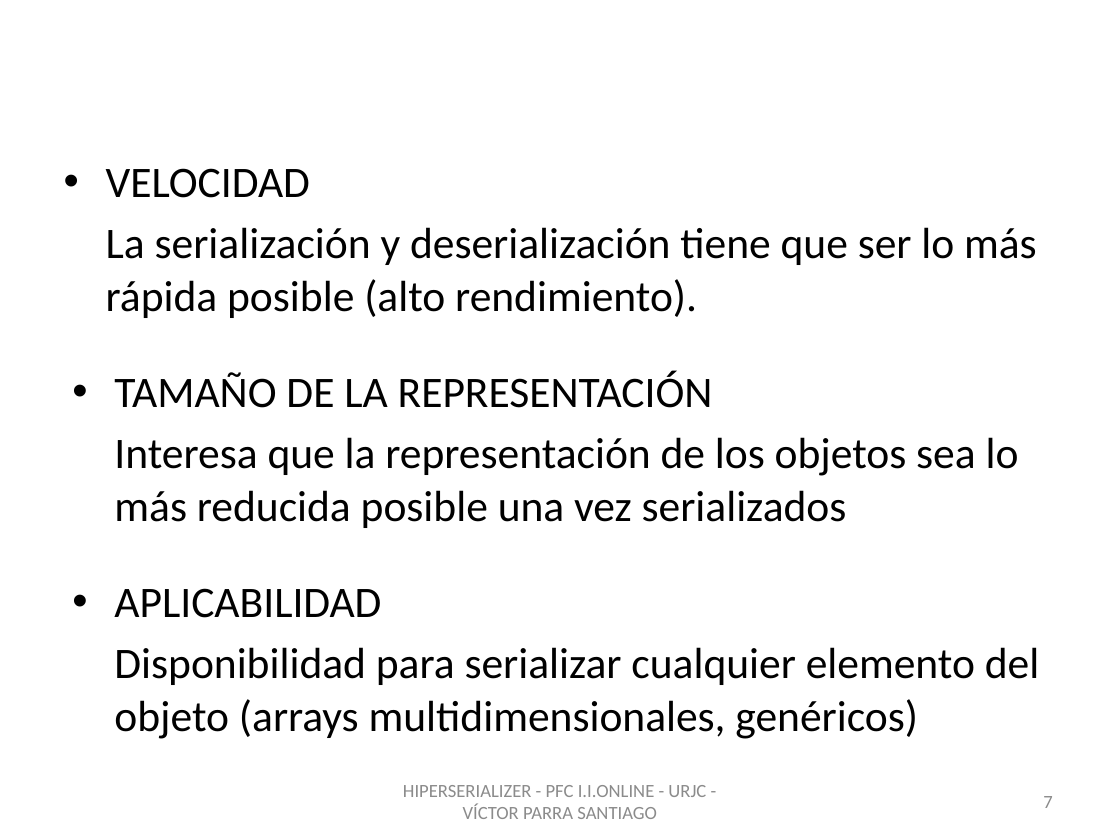
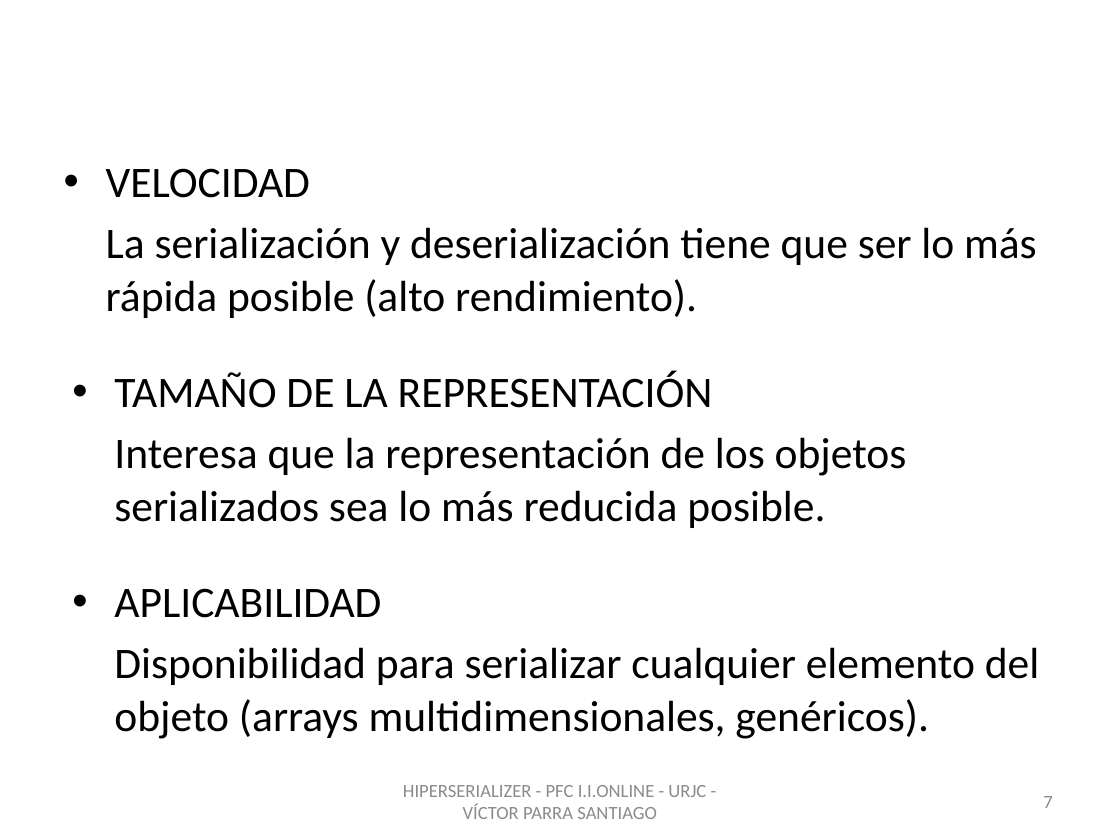
Before and after one commit to vitiparra/ProyectoFinDeCarrera, a slide deck: slide 7 of Memoria/PFC HiperSerializer.pptx. Drawn at 1120x840 pixels with LibreOffice and Linux fonts; fonts in the diff are those of the drawing; background and template pictures are left out. Boxes give left, top, right and bottom in pixels: in the first picture for what was removed or moved away, otherwise in the second. Text is boxed around its words. In the diff, an @@ line names an element or a change of style, - is before the commit and + after.

```diff
--- a/Memoria/PFC HiperSerializer.pptx
+++ b/Memoria/PFC HiperSerializer.pptx
@@ text at <box>114,437,907,528</box>: text changed @@
-Interesa que la representación de los objetos sea lo más reducida posible una vez serializados
+Interesa que la representación de los objetos serializados sea lo más reducida posible.
@@ text at <box>114,647,1039,739</box>: text changed @@
-Disponibilidad para serializar cualquier elemento del objeto (arrays multidimensionales, genéricos)
+Disponibilidad para serializar cualquier elemento del objeto (arrays multidimensionales, genéricos).
```
Also in this commit, not shown: 11 other slides changed, 33 slides added, 7 slides removed, 1 other file.
